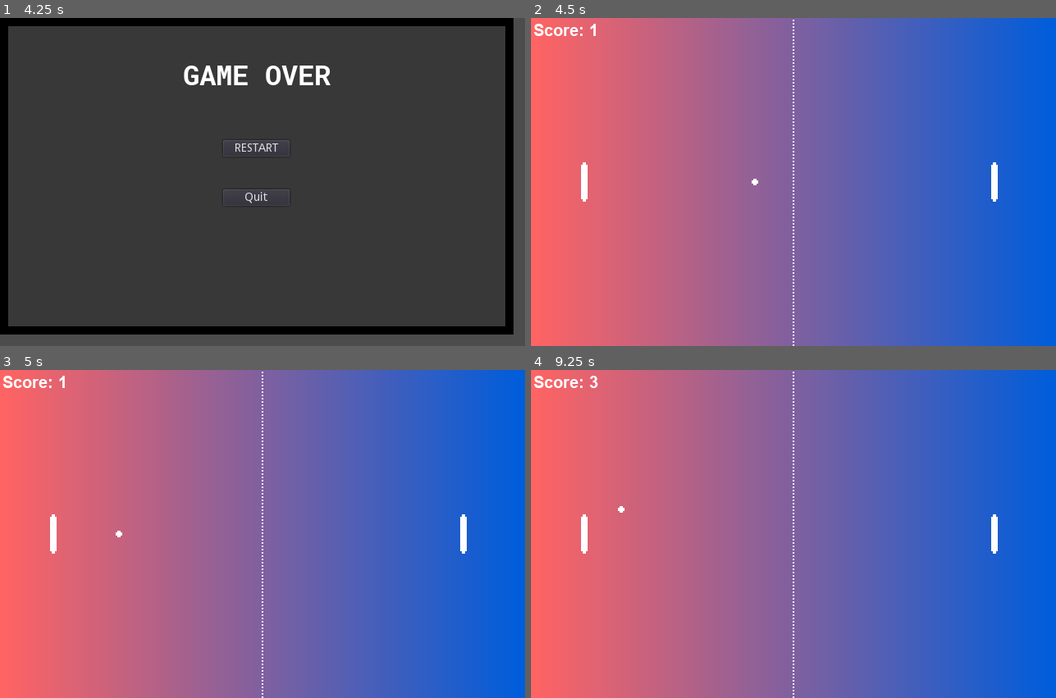
Above: before the commit, frames 1-4 (two rows, left to right).
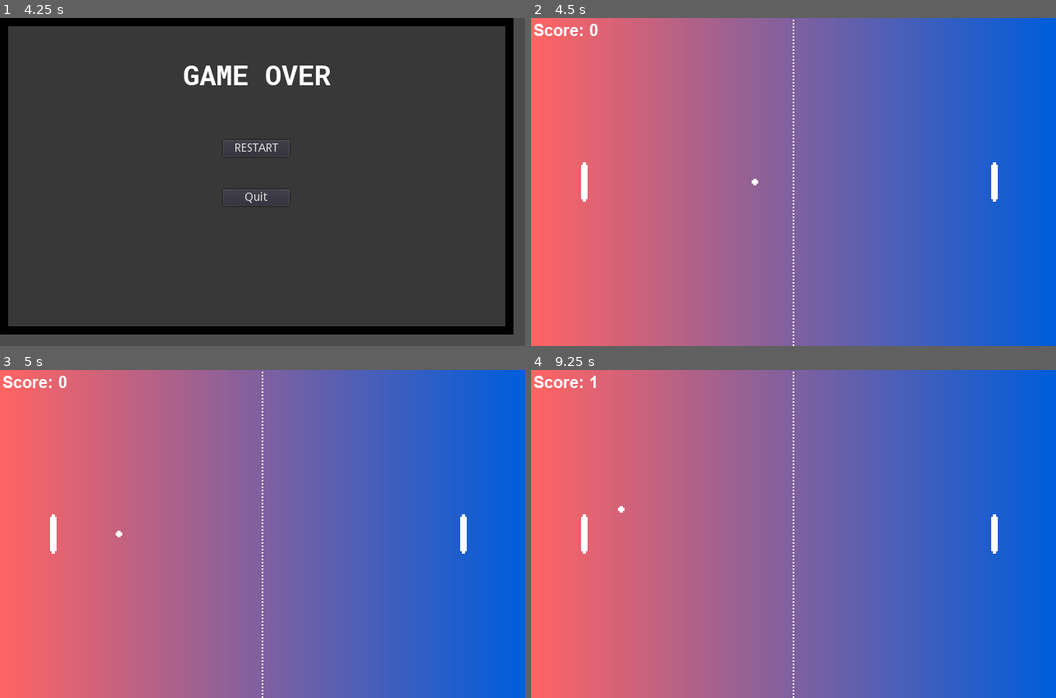
Above: after the commit, the same moments.

Repository: PhoenixFlame101/pong-with-godot
Game: Godot game, scene res://pong.tscn
Same seed, same stepped clock (60 frames per second), same inputs: the game is played once before the commit and once after it.
Inputs:
- Up to frame 1 (4.25 s): tap Enter (ui_accept) at 0.5, 0.77, 1.52, 2, 2.75, 3.02, 3.5, 3.77 s
- Up to frame 2 (4.5 s): click "RESTART" at 4.25 s
- Up to frame 3 (5 s): no input
- Up to frame 4 (9.25 s): tap Enter (ui_accept) at 5.27, 5.75, 6.77, 7.25, 7.52, 9.02 s; click "RESTART" at 8 s

Frame 1 is identical in both runs. In frame 2, less than 0.1% of the frame differs, in the area x 11-13%, y 1-6%; in frame 3, less than 0.1%; in frame 4, less than 0.1%.

Commit message:
#3-Fixed Score not resetting

Diff:
--- /dev/null
+++ b/Left.gd
@@ -0,0 +1,47 @@
+extends Area2D
+
+
+# Declare member variables here. Examples:
+# var a = 2
+# var b = "text"
+onready var _screen_size_y = get_viewport_rect().size.y
+onready var _screen_size_x = get_viewport_rect().size.x
+var n
+var _up
+var _down
+var _ball_dir
+var body_ball
+var body_ai
+const MOVE_SPEED = 255
+
+
+# Called when the node enters the scene tree for the first time.
+func _ready():
+	pass
+	#n = String(name).to_lower()
+	#_up = n + "_move_up"
+	#_down = n + "_move_down"
+	#if n == "left":
+	#	_ball_dir = 1
+	#else:
+	#	_ball_dir = -1
+
+
+# Called every frame. 'delta' is the elapsed time since the previous frame.
+func _process(delta):
+	#var x_pos = (global.ball_direction[0] / _screen_size_x)*2 - 1
+	var y_pos = (float(global.ball_direction[1]) / (float(_screen_size_y) *0.5))- 1
+	print("BALLY: " + String(global.ball_direction[1]) + " SCREENY: " + String(_screen_size_y)
+	+ " A/B: " + String((float(global.ball_direction[1]) / float((_screen_size_y *0.5)))))
+	print("FLOAT BALLY: " + String(float(global.ball_direction[1])) + "SCREENFLOAT: " + String(float(_screen_size_y)))
+	print(y_pos)
+	print(typeof(global.ball_direction[1]))
+	position.y = clamp(position.y + 0 * MOVE_SPEED * delta, 16, _screen_size_y - 16)
+
+func _on_area_entered(area):
+	if area.name == "Ball":
+		# Assign new direction.
+		#area.direction = Vector2(_ball_dir, randf() * 2 - 1).normalized()
+		global.ball_direction = Vector2(_ball_dir, randf() * 2 - 1).normalized()
+		global.score += 1
+		#global.ball_direction = direction
--- a/ui/GameOverScreen.gd
+++ b/ui/GameOverScreen.gd
@@ -5,4 +5,5 @@
 	get_tree().quit();
 
 func _on_Restart_pressed():
+	global.score = 0;
 	get_tree().change_scene("res://pong.tscn");
